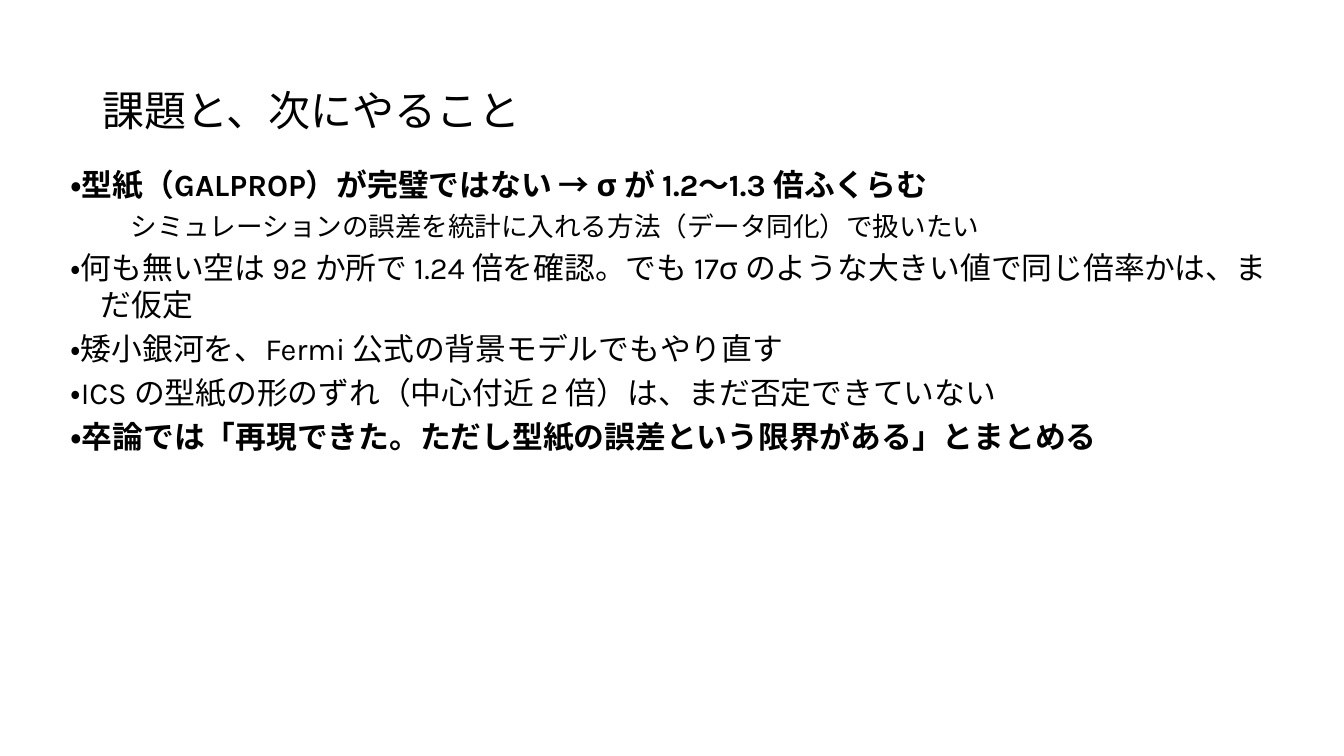
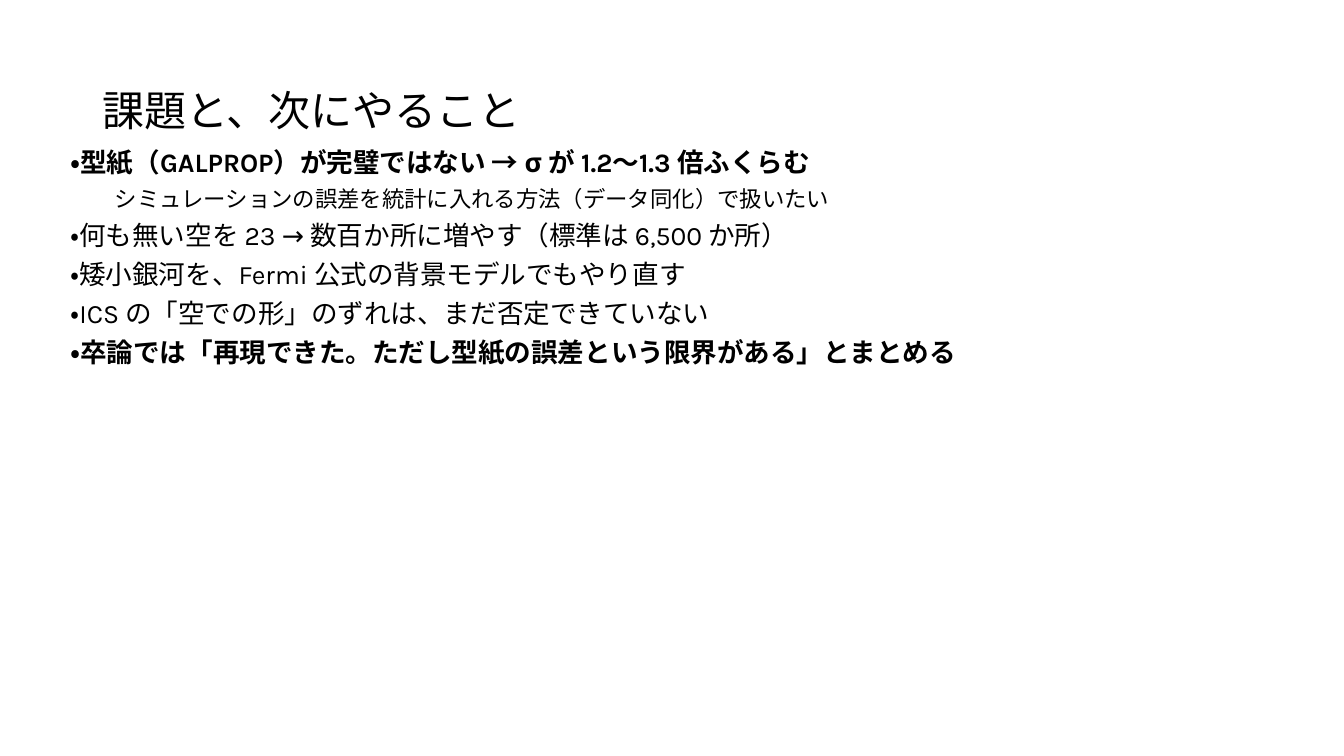
Before and after one commit to Mikann20041029/darkmatter-slides, a slide deck: slide 10 of slides/2026-10-09_研究報告_10枚版.pptx. Drawn at 1344x756 pixels with LibreOffice and Linux fonts; fonts in the diff are those of the drawing. Boxes give left, top, right and bottom in pixels: in the first picture for what was removed or moved away, otherwise in the second. Text is boxed around its words. In the diff, an @@ line names an element or a change of style, - is before the commit and + after.

```diff
--- a/slides/2026-10-09_研究報告_10枚版.pptx
+++ b/slides/2026-10-09_研究報告_10枚版.pptx
@@ text "・型紙（GALPROP）が完璧ではない → σ が 1.2〜1.3 ..." moved from (x1=70, y1=169, x2=1266, y2=451) to (x1=70, y1=149, x2=956, y2=365) @@
@@ text at (x1=70, y1=149, x2=956, y2=365): size 22 to 19 pt in "・型紙（GALPROP）が完璧ではない → σ が 1.2〜1.3 倍ふくらむ", "・矮小銀河を、Fermi 公式の背景モデルでもやり直す", "・卒論では「再現できた。ただし型紙の誤差という限界がある」とまとめる"; size 19 to 16 pt in "シミュレーションの誤差を統計に入れる方法（データ同化）で扱いたい"; indent changed @@
@@ text at (x1=70, y1=222, x2=788, y2=248): text changed; size 22 to 19 pt @@
-・何も無い空は 92 か所で 1.24 倍を確認。でも 17σ のような大きい値で同じ倍率かは、まだ仮定
+・何も無い空を 23 → 数百か所に増やす（標準は 6,500 か所）
@@ text at (x1=70, y1=300, x2=709, y2=326): text changed; size 22 to 19 pt @@
-・ICS の型紙の形のずれ（中心付近 2 倍）は、まだ否定できていない
+・ICS の「空での形」のずれは、まだ否定できていない
```
Also in this commit, not shown: 8 other slides changed.
